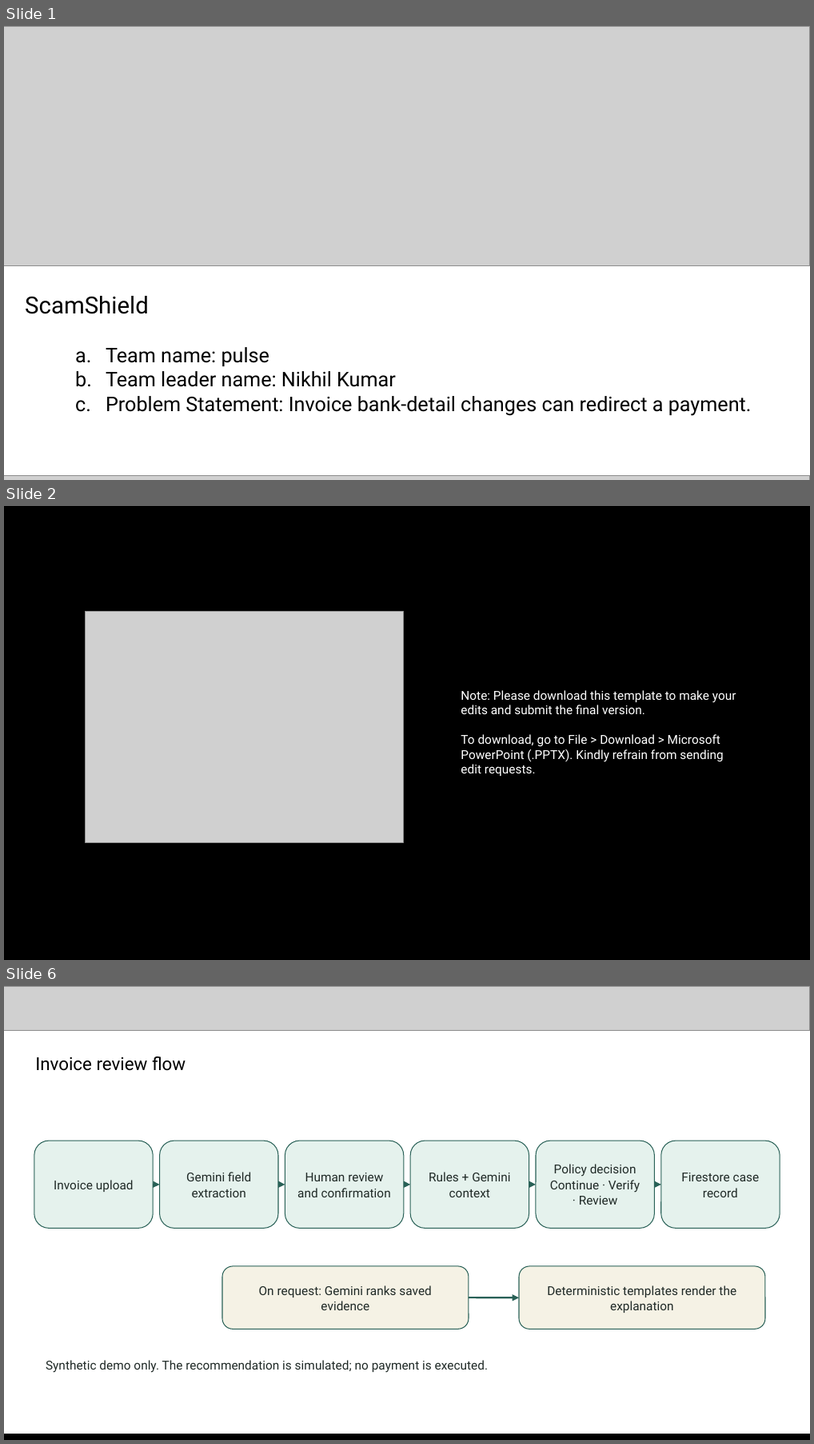
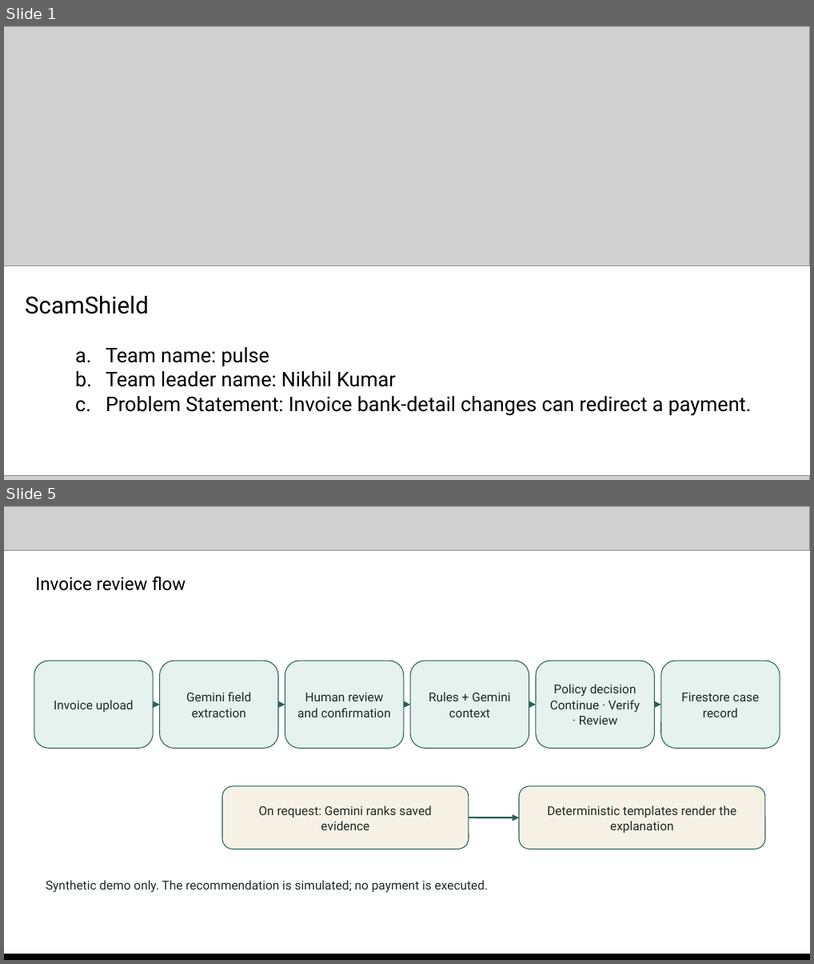
Before and after one commit to NikhilBudaniya/scamshield, a slide deck: artifacts/scamshield-hack2skill-submission.pptx. Shown one above the other, each under a label of ours: slides 1, 2 and 6 before the commit, slides 1 and 5 after it; the slides between them are not shown. The pictures are 814x1444 and 814x964 pixels, drawn with LibreOffice and Linux fonts; fonts in the diff are those of the drawing; grey boxes stand for pictures. Boxes give left, top, right and bottom in pixels: in the first picture for what was removed or moved away, otherwise in the second. Text is boxed around its words. In the diff, an @@ line names an element or a change of style, - is before the commit and + after.

Commit message:
Strengthen hybrid fraud pitch with sourced invoice fraud figures

```diff
--- a/artifacts/scamshield-hack2skill-submission.pptx
+++ b/artifacts/scamshield-hack2skill-submission.pptx
@@ slide 2 removed at bbox=[4, 506, 810, 960], background #FFFFFF @@
@@ rectangle removed at bbox=[4, 506, 810, 959] @@
@@ picture removed at bbox=[86, 612, 403, 843] @@
@@ text removed at bbox=[461, 690, 737, 776] @@
-Note: Please download this template to make your edits and submit the final version.
-To download, go to File > Download > Microsoft PowerPoint (.PPTX). Kindly refrain from sending edit requests.
@@ picture removed at bbox=[4, 955, 810, 960] @@
@@ what was slide 6 is now slide 5 @@
```
Also in this commit, not shown: 8 slides changed, 2 slides added, 3 other slides removed, 3 other files.
